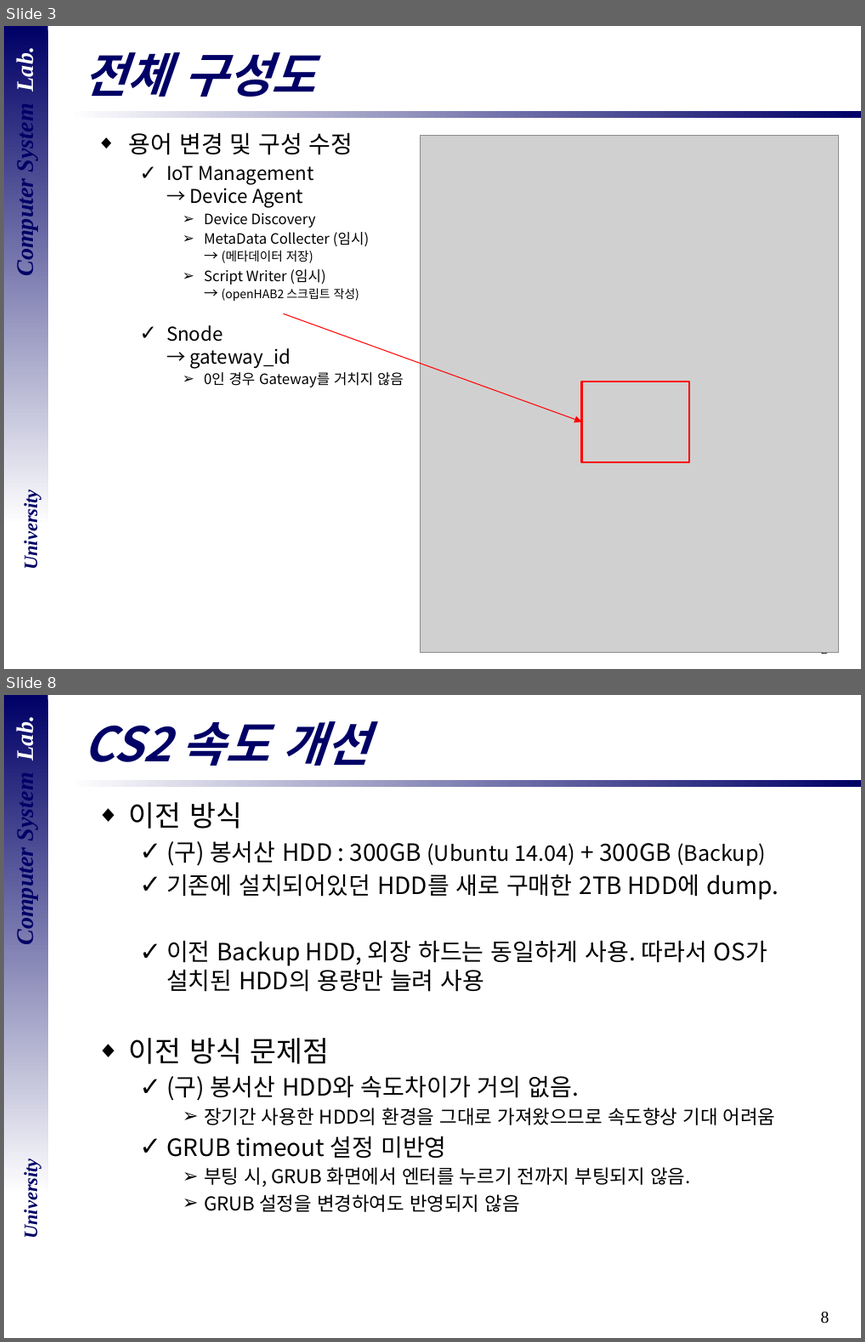
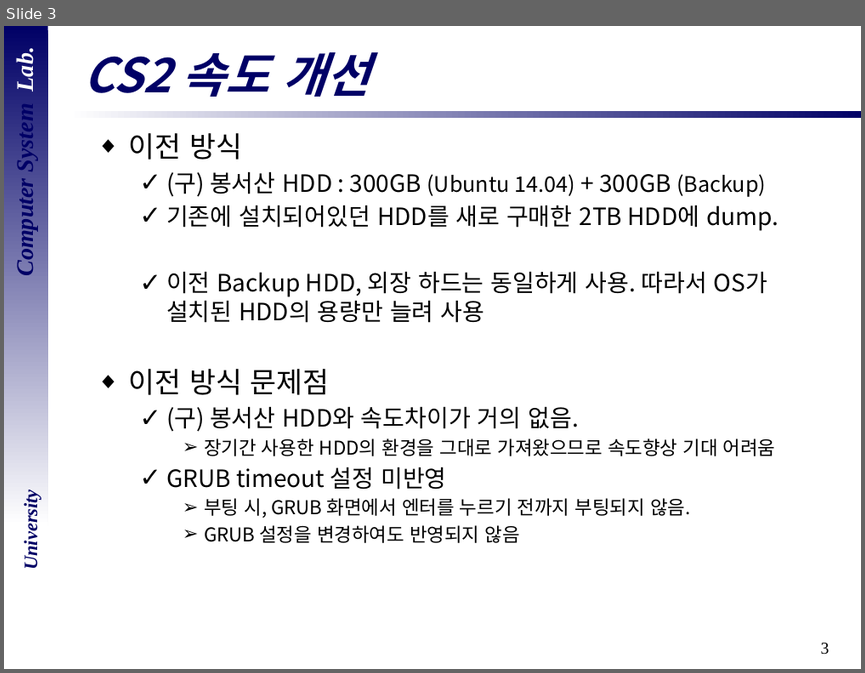
Before and after one commit to vkak006/CSLAB, a slide deck: 세미나 자료모음/2018년도/18.08.28 cs2 홈페이지 속도개선.pptx. Shown one above the other, each under a label of ours: slides 3 and 8 before the commit, slide 3 after it; the slides between them are not shown. The pictures are 865x1342 and 865x673 pixels, drawn with LibreOffice and Linux fonts; fonts in the diff are those of the drawing; grey boxes stand for pictures; background and template pictures are left out. Boxes give left, top, right and bottom in pixels: in the first picture for what was removed or moved away, otherwise in the second. Text is boxed around its words. In the diff, an @@ line names an element or a change of style, - is before the commit and + after.

Commit message:
add & change
세미나 자료 추가 및 수정

```diff
--- a/세미나 자료모음/2018년도/18.08.28 cs2 홈페이지 속도개선.pptx
+++ b/세미나 자료모음/2018년도/18.08.28 cs2 홈페이지 속도개선.pptx
@@ slide 3 removed at [4, 26, 861, 669], background #FFFFFF; not listed: 5 template elements that a slide beside it also shows @@
@@ title removed at [83, 52, 315, 97] @@
-전체 구성도
@@ text removed at [129, 132, 404, 387] @@
-◆ 용어 변경 및 구성 수정
-  ✓ IoT Management
-    → Device Agent
-    ➢ Device Discovery
-    ➢ MetaData Collecter (임시)
-      → (메타데이터 저장)
-    ➢ Script Writer (임시)
-      → (openHAB2 스크립트 작성)
-  ✓ Snode
-    → gateway_id
-    ➢ 0인 경우 Gateway를 거치지 않음
@@ picture removed at [420, 136, 839, 652] @@
@@ arrow removed from (284, 314) to (581, 422) @@
@@ rectangle removed at [581, 380, 689, 461] @@
@@ what was slide 8 is now slide 3 @@
@@ page number at [821, 642, 829, 654]: text changed @@
-8
+3
```
Also in this commit, not shown: 2 slides changed, 4 other slides removed, 29 other files.
